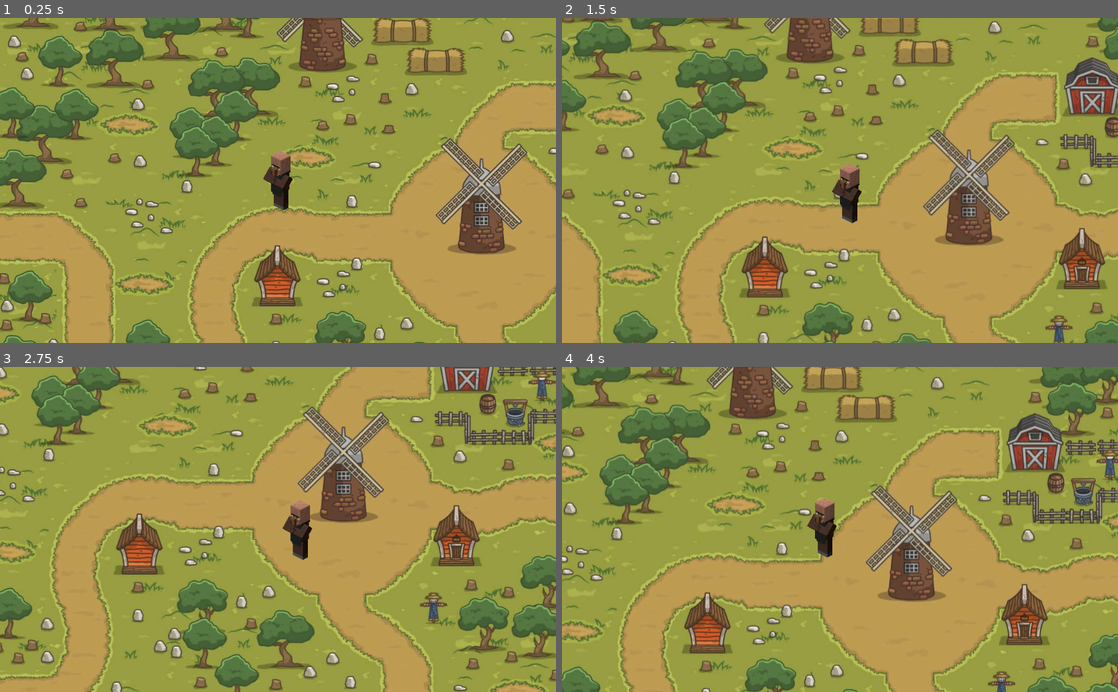
Above: before the commit, frames 1-4 (two rows, left to right).
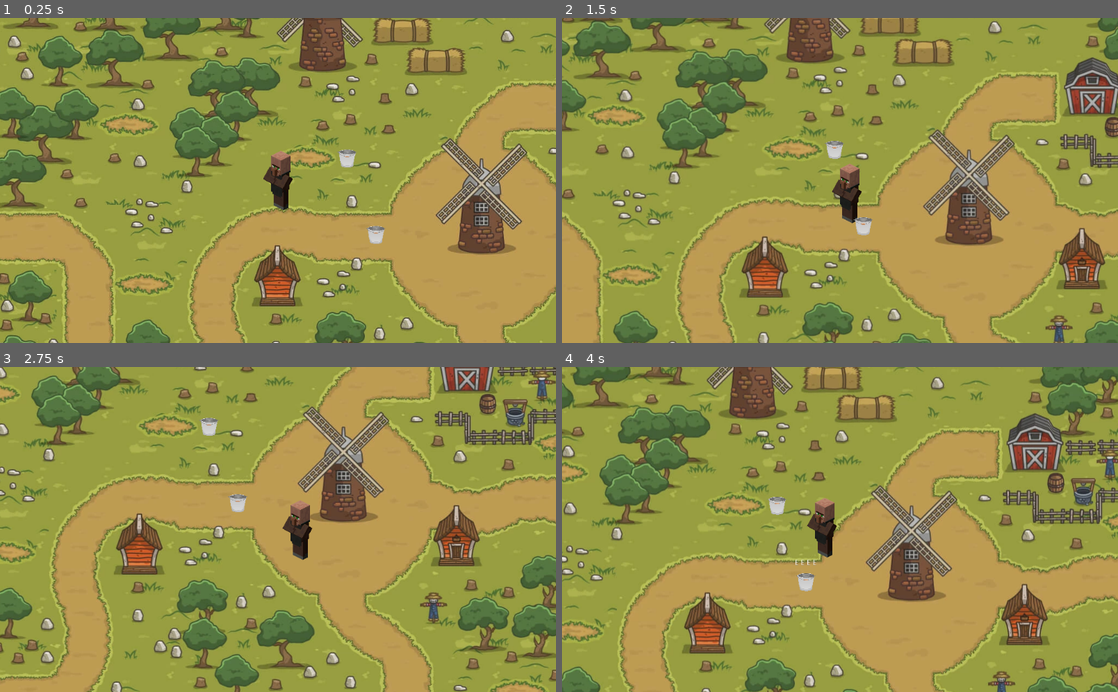
Above: after the commit, the same moments.

Repository: RattusInVitaReali/FarmVile
Game: Godot game, scene res://main.tscn
Two runs of this game, one before a commit and one after it. Both use one fixed random seed, a clock stepped at 60 frames per second and the inputs below.
Inputs:
- Up to frame 1 (0.25 s): no input
- Up to frame 2 (1.5 s): tap Enter at 0.5 s; hold Right (ui_right) 0.53-1.28 s; hold Down (ui_down) from 1.28 s (still down)
- Up to frame 3 (2.75 s): release Down (ui_down) at 2.03 s; hold Right (ui_right) from 2.03 s (still down)
- Up to frame 4 (4 s): release Right (ui_right) at 2.78 s; hold Up (ui_up) 2.78-3.53 s; hold Left (ui_left) from 3.53 s (still down)

The runs differ from the first frame. In frame 1, 0.3% of the frame differs, in the area x 60-70%, y 40-70%; in frame 2, 0.3%; in frame 3, 0.3%; in frame 4, 0.3%, in the area x 36-46%, y 39-70%.

Commit message:
Add interatable

Diff:
--- /dev/null
+++ b/interactable/Test.gd
@@ -0,0 +1 @@
+extends Node2D
--- /dev/null
+++ b/interactable/Test.tscn
@@ -0,0 +1,11 @@
+[gd_scene load_steps=3 format=2]
+
+[ext_resource path="res://interactable/Test.gd" type="Script" id=1]
+[ext_resource path="res://interactable/interactable.tscn" type="PackedScene" id=2]
+
+[node name="Test" type="Node2D"]
+script = ExtResource( 1 )
+
+[node name="Interactable" parent="." instance=ExtResource( 2 )]
+
+[connection signal="interacted_with" from="Interactable" to="." method="_on_Interactable_interacted_with"]
--- /dev/null
+++ b/interactable/interactable.gd
@@ -0,0 +1,20 @@
+extends Node2D
+class_name Interactable
+
+signal interacted_with(player)
+export var hover_text = "E E E E"
+
+func _ready():
+	$Label.text = hover_text
+
+func set_interaction_radius(radius):
+	$InteractionRadius/CollisionShape2D.shape.radius = radius
+
+func interact(player):
+	emit_signal("interacted_with", player)
+
+func start_hover():
+	$Label.visible = true
+
+func stop_hover():
+	$Label.visible = false
--- /dev/null
+++ b/interactable/interactable.tscn
@@ -0,0 +1,31 @@
+[gd_scene load_steps=4 format=2]
+
+[ext_resource path="res://interactable/interactable.gd" type="Script" id=1]
+[ext_resource path="res://interactable/—Pngtree—metal bucket cartoon illustration_4729927.png" type="Texture" id=2]
+
+[sub_resource type="CircleShape2D" id=1]
+radius = 30.0
+
+[node name="Interactable" type="Node2D"]
+script = ExtResource( 1 )
+
+[node name="Area2D" type="Area2D" parent="."]
+collision_layer = 128
+collision_mask = 0
+
+[node name="CollisionShape2D" type="CollisionShape2D" parent="Area2D"]
+shape = SubResource( 1 )
+
+[node name="Label" type="Label" parent="."]
+visible = false
+margin_left = -20.0
+margin_top = -50.0
+margin_right = 20.0
+margin_bottom = -20.0
+text = "USE"
+align = 1
+valign = 1
+
+[node name="Sprite2D" type="Sprite" parent="."]
+scale = Vector2( 0.015, 0.015 )
+texture = ExtResource( 2 )
--- a/main.tscn
+++ b/main.tscn
@@ -1,7 +1,8 @@
-[gd_scene load_steps=3 format=2]
+[gd_scene load_steps=4 format=2]
 
 [ext_resource path="res://bg.png" type="Texture" id=1]
 [ext_resource path="res://player/player.tscn" type="PackedScene" id=2]
+[ext_resource path="res://interactable/interactable.tscn" type="PackedScene" id=3]
 
 [node name="Main" type="Node2D"]
 
@@ -11,3 +12,9 @@
 
 [node name="Player" parent="." instance=ExtResource( 2 )]
 position = Vector2( 382, 248 )
+
+[node name="Interactable" parent="." instance=ExtResource( 3 )]
+position = Vector2( 509, 207 )
+
+[node name="Interactable2" parent="." instance=ExtResource( 3 )]
+position = Vector2( 562, 348 )
--- a/player/player.gd
+++ b/player/player.gd
@@ -19,3 +19,17 @@
 func _physics_process(delta):
 	get_input()
 	velocity = move_and_slide(velocity)
+
+var current_interactable : Interactable = null
+
+func _on_InteractableScaner_area_entered(area):
+	if current_interactable != null:
+		current_interactable.stop_hover()
+	current_interactable = area.get_parent()
+	current_interactable.start_hover()
+
+
+func _on_InteractableScaner_area_exited(area):
+	if current_interactable != null:
+		current_interactable.stop_hover()
+		current_interactable = null
--- a/player/player.tscn
+++ b/player/player.tscn
@@ -6,6 +6,9 @@
 [sub_resource type="CapsuleShape2D" id=1]
 radius = 30.0
 height = 50.0
+
+[sub_resource type="CircleShape2D" id=2]
+radius = 50.0
 
 [node name="Player" type="KinematicBody2D"]
 script = ExtResource( 2 )
@@ -20,3 +23,14 @@
 [node name="Camera2D" type="Camera2D" parent="."]
 current = true
 smoothing_enabled = true
+
+[node name="InteractableScaner" type="Area2D" parent="."]
+collision_layer = 0
+collision_mask = 128
+
+[node name="CollisionShape2D" type="CollisionShape2D" parent="InteractableScaner"]
+position = Vector2( 0, 30 )
+shape = SubResource( 2 )
+
+[connection signal="area_entered" from="InteractableScaner" to="." method="_on_InteractableScaner_area_entered"]
+[connection signal="area_exited" from="InteractableScaner" to="." method="_on_InteractableScaner_area_exited"]
--- a/project.godot
+++ b/project.godot
@@ -7,6 +7,16 @@
 ;   param=value ; assign values to parameters
 
 config_version=4
+
+_global_script_classes=[ {
+"base": "Node2D",
+"class": "Interactable",
+"language": "GDScript",
+"path": "res://interactable/interactable.gd"
+} ]
+_global_script_class_icons={
+"Interactable": ""
+}
 
 [application]
 
@@ -18,6 +28,10 @@
 
 common/drop_mouse_on_gui_input_disabled=true
 
+[layer_names]
+
+2d_physics/layer_8="interactable"
+
 [physics]
 
 common/enable_pause_aware_picking=true
Binary file added: interactable/—Pngtree—metal bucket cartoon illustration_4729927.png
Not shown, added: interactable/—Pngtree—metal bucket cartoon illustration_4729927.png.import
Not shown: 1 places in player/player.tscn that only renumber resources
